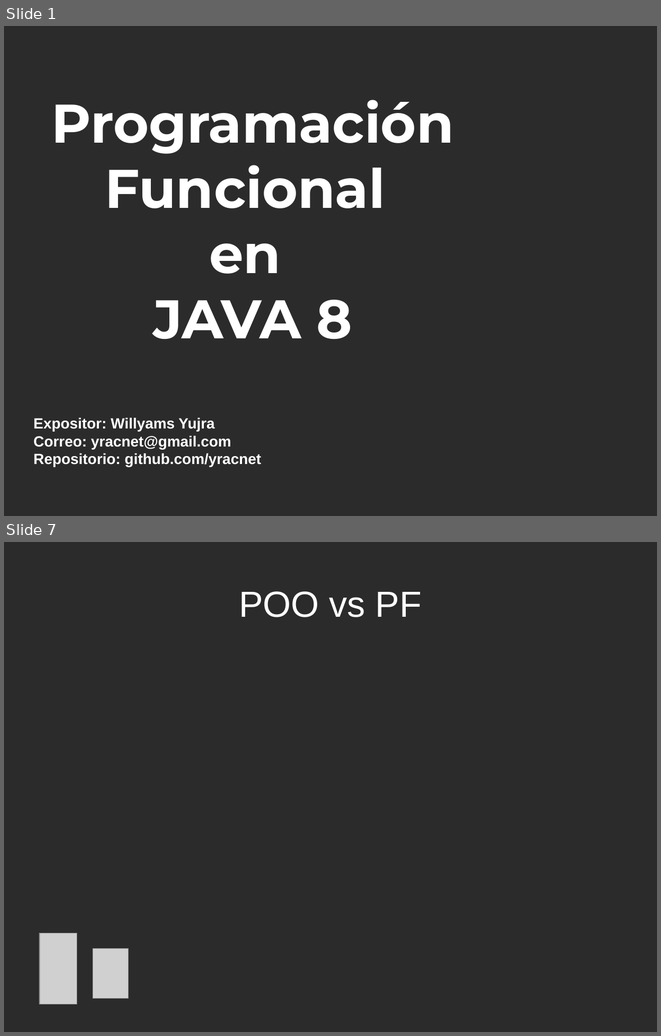
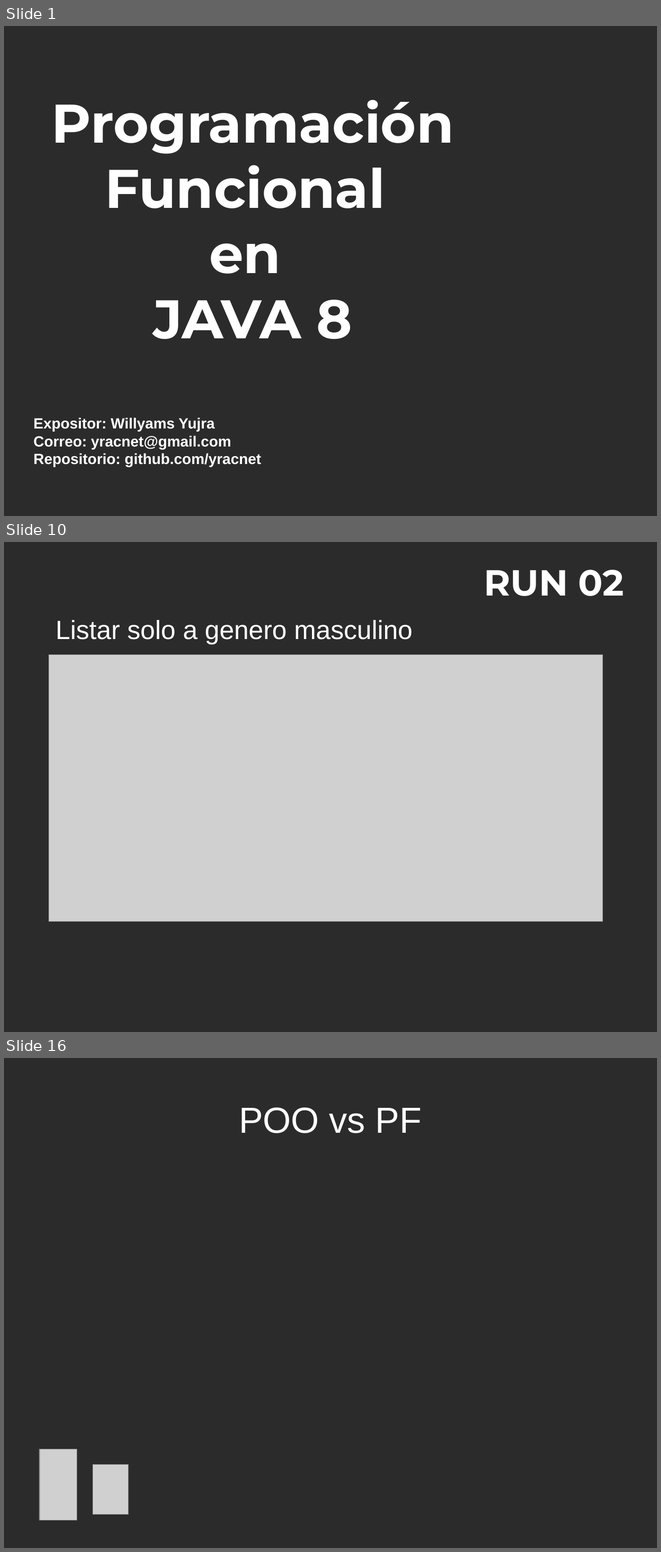
Before and after one commit to yracnet/java-fp, a slide deck: java-fp.odp. Shown one above the other, each under a label of ours: slides 1 and 7 before the commit, slides 1, 10 and 16 after it; the slides between them are not shown. The pictures are 661x1036 and 661x1552 pixels, drawn with LibreOffice and Linux fonts; fonts in the diff are those of the drawing; grey boxes stand for pictures; background and template pictures are left out; a plain dark background stands for a picture behind light text. Boxes give left, top, right and bottom in pixels: in the first picture for what was removed or moved away, otherwise in the second. Text is boxed around its words. In the diff, an @@ line names an element or a change of style, - is before the commit and + after.

```diff
--- a/java-fp.odp
+++ b/java-fp.odp
@@ slide 10 added at <box>4,542,657,1032</box>, background picture (left out) @@
@@ title added at <box>484,570,624,596</box>, 44 pt, text #FFFFFF, bold @@
+RUN 02
@@ text added at <box>55,620,413,644</box>, 32 pt, text #FFFFFF @@
+Listar solo a genero masculino
@@ picture added at <box>49,654,603,921</box> @@
@@ what was slide 7 is now slide 16 @@
```
Also in this commit, not shown: 4 slides changed, 10 other slides added, 1 slide removed, 1 other file.
